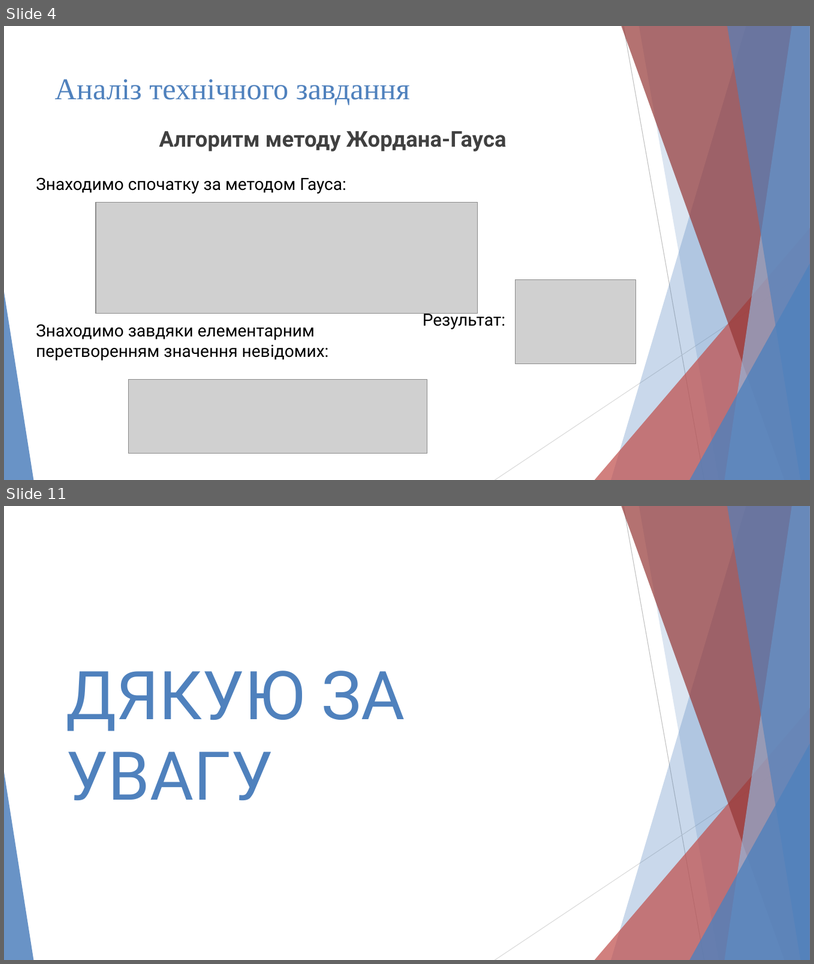
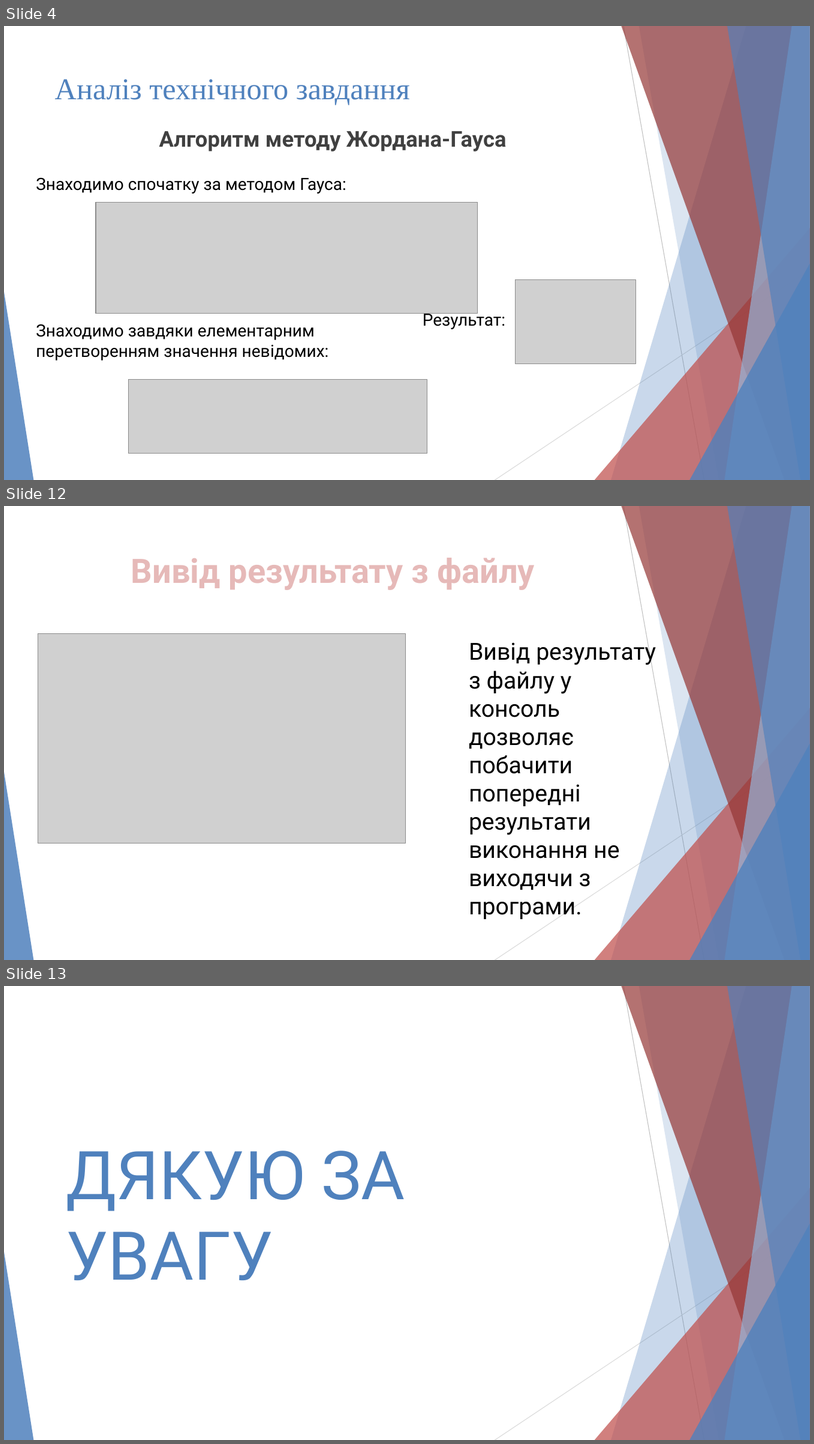
Before and after one commit to maxr96/Gauss-Jordan-Algorithm-, a slide deck: Project_CS-21-Maksym-Radchuk/docs/presentation.pptm. Shown one above the other, each under a label of ours: slides 4 and 11 before the commit, slides 4, 12 and 13 after it; the slides between them are not shown. The pictures are 814x964 and 814x1444 pixels, drawn with LibreOffice and Linux fonts; fonts in the diff are those of the drawing; grey boxes stand for pictures. Boxes give left, top, right and bottom in pixels: in the first picture for what was removed or moved away, otherwise in the second. Text is boxed around its words. In the diff, an @@ line names an element or a change of style, - is before the commit and + after.

```diff
--- a/Project_CS-21-Maksym-Radchuk/docs/presentation.pptm
+++ b/Project_CS-21-Maksym-Radchuk/docs/presentation.pptm
@@ slide 12 added at bbox=[4, 506, 810, 960], background #FFFFFF; not listed: 10 template elements that a slide beside it also shows @@
@@ title added at bbox=[131, 558, 534, 590], 40 pt, text #E6B9B8, bold @@
+Вивід результату з файлу
@@ picture added at bbox=[38, 634, 405, 843] @@
@@ text added at bbox=[469, 639, 656, 889], 28 pt, text #000000 @@
+Вивід результату з файлу у консоль дозволяє побачити попередні результати виконання не виходячи з програми.
@@ what was slide 11 is now slide 13 @@
```
Also in this commit, not shown: 6 slides changed, 2 other slides added, 1 slide removed, 14 other files.
